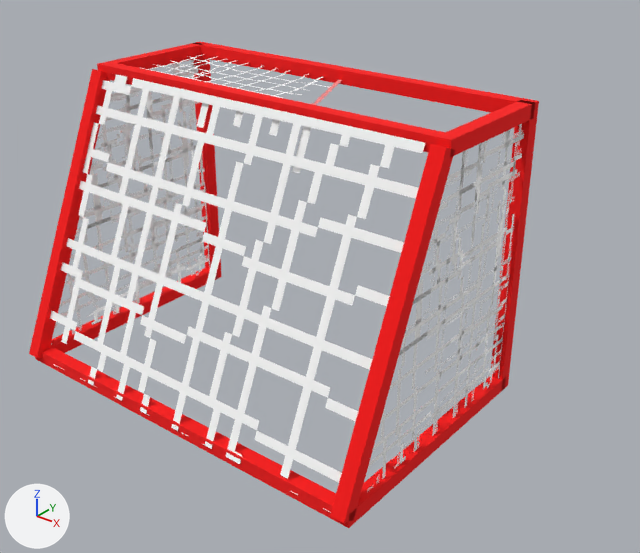
Two versions of the glTF model assets/models/structures/.optimized/hockey-goal/hockey-goal.gltf, one commit apart.
One viewpoint serves both versions: a 50 mm lens placed at (7.7, -10.16, 7.06), pointed at (0.04, -0.58, 1.12). The lights are fixed; the arrows at lower left show +X, +Y and +Z. Where no turn or scale is listed for an object, it has been applied to the vertices. Vertices at the same position are counted once.

In view in the first picture: 'cuboid', 'cuboid.001', 'obj1', 'obj13'.
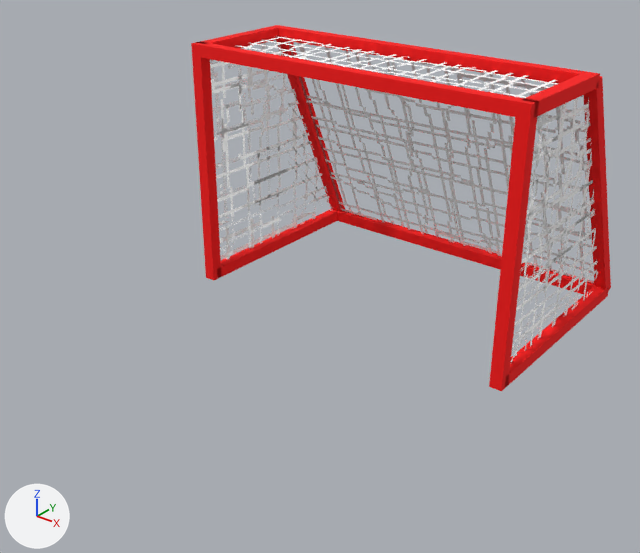
Pixel boxes (x1, y1, x2, y2) of what changed, in the pictures (640 x 553 px):
'obj1', surface changed, reshaped, turned: before (29, 42, 539, 528); after (191, 25, 611, 391)
'obj13', deleted: before (50, 74, 425, 513)
'cuboid', deleted: before (51, 59, 524, 492)
'cuboid.001', deleted: before (142, 54, 342, 105)
part 1 of me_mesh_2, added: after (210, 36, 598, 362)

What changed in the scene script:
```text
Change mat_material_0:
    remove # nodes: BsdfPrincipled, Math x2, OutputMaterial, TexImage
    remove # uses the picture img_basecolor_1_png
    nodes: BsdfPrincipled, OutputMaterial
    colours: red #ff0909
Change mat_material_1:
    where n4 = _N.new('ShaderNodeTexImage'); n4.name = 'Image Texture'
    n4.image: img_basecolor_2_png -> img_basecolor_1_png
Change mat_material_2:
    where n4 = _N.new('ShaderNodeTexImage'); n4.name = 'Image Texture'
    n4.image: img_basecolor_3_png -> img_basecolor_2_png
Change mat_material_3:
    remove # nodes: BsdfPrincipled, OutputMaterial
    remove # colours: red #ff0909
    nodes: BsdfPrincipled, Math x2, OutputMaterial, TexImage
    uses the picture img_basecolor_3_png
Change me_mesh_2:
    used by ob_obj1; location = (0.0, 0.0, 0.0)
    remove me_mesh_2.from_pydata(...)  # 76 vertices, 132 faces; spans x -3.0..3.0, y -3.84..0.1, z 0.0..4.2
    add me_mesh_2.from_pydata(...)  # 100 vertices, 162 faces; spans x -3.0..3.0, y -3.84..0.1, z 0.0..4.2
    me_mesh_2 part 1
    24 vertices are added at x -2.88..2.94, y -3.77..-0.06, z 0.09..4.11
    2 new faces join them, mat_material_1
    16 new faces join them, mat_material_2
    12 new faces join them, mat_material_3
    add me_mesh_2.materials.append(mat_material_0)  # red #ff0909
    add me_mesh_2.materials.append(mat_material_1)
    add me_mesh_2.materials.append(mat_material_2)
Remove ob_obj13:
    ob_obj13 = bpy.data.objects.new('obj13', me_mesh_0)
    ob_obj13.location = (0.0, 0.0, 0.0)
Remove ob_cuboid:
    ob_cuboid = bpy.data.objects.new('cuboid', me_mesh_3)
    ob_cuboid.location = (-2.88, -1.12, 1.75)
Remove ob_cuboid_001:
    ob_cuboid_001 = bpy.data.objects.new('cuboid.001', me_mesh_1)
    ob_cuboid_001.location = (0.0, -0.94, 3.81)
Change ob_obj1:
    ob_obj1.rotation_euler: (0.0, 0.0, 0.0) -> (0.0, 0.0, -3.142)  # degrees (0, 0, 0) -> degrees (0, 0, -180)
```
